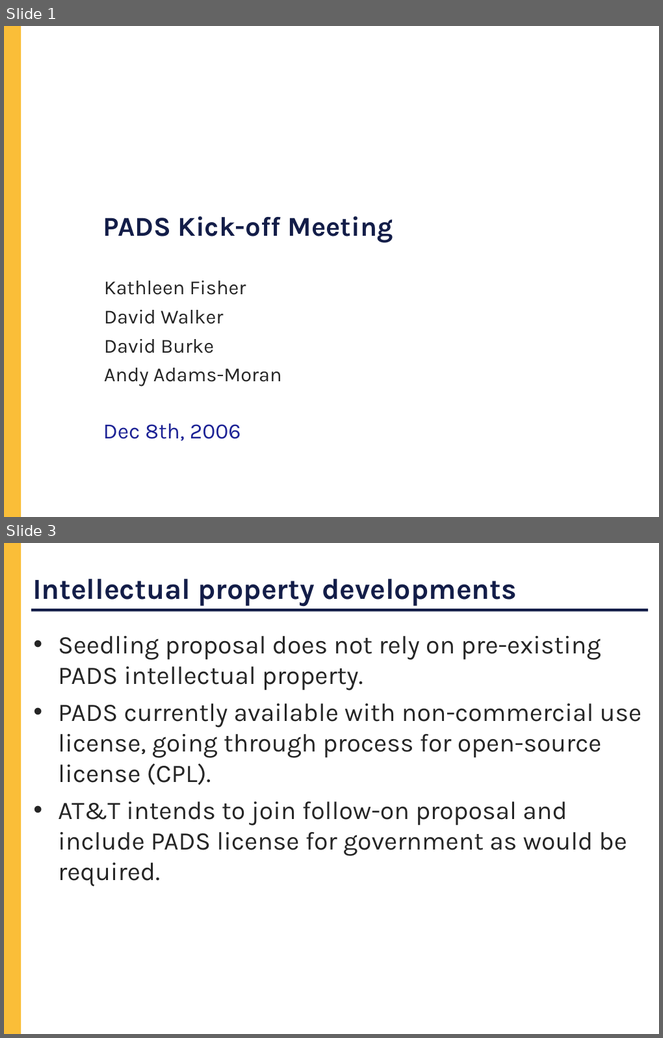
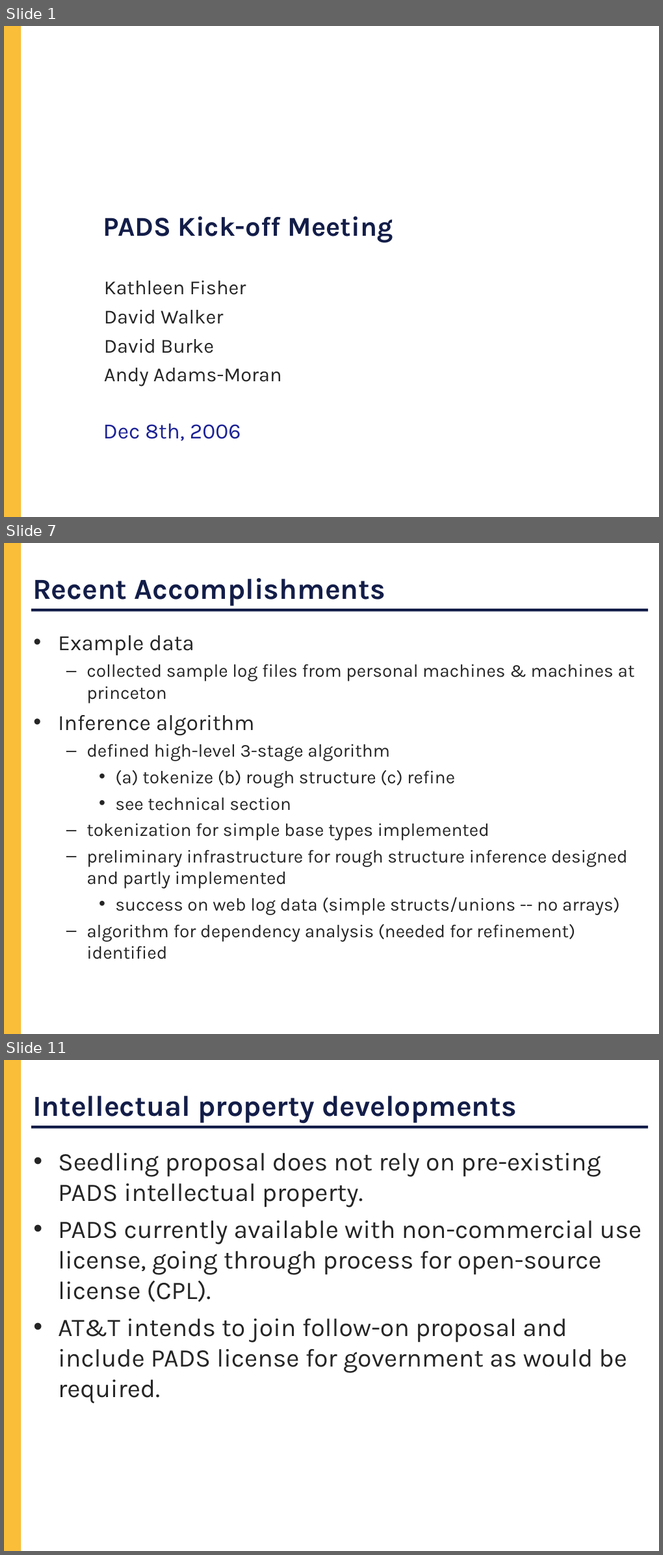
Before and after one commit to cornell-pl/forest, a slide deck: pads/Notes/DARPA/Kickoff.ppt. Shown one above the other, each under a label of ours: slides 1 and 3 before the commit, slides 1, 7 and 11 after it; the slides between them are not shown. The pictures are 663x1038 and 663x1555 pixels, drawn with LibreOffice and Linux fonts; fonts in the diff are those of the drawing; background and template pictures are left out. Boxes give left, top, right and bottom in pixels: in the first picture for what was removed or moved away, otherwise in the second. Text is boxed around its words. In the diff, an @@ line names an element or a change of style, - is before the commit and + after.

```diff
--- a/pads/Notes/DARPA/Kickoff.ppt
+++ b/pads/Notes/DARPA/Kickoff.ppt
@@ slide 7 added at (x1=4, y1=543, x2=659, y2=1034), background #FFFFFF; not listed: 2 template elements that a slide beside it also shows @@
@@ title added at (x1=33, y1=578, x2=386, y2=606), 32 pt, text #131D48, bold @@
+Recent Accomplishments
@@ text added at (x1=58, y1=635, x2=635, y2=960), 20 pt, text #252525 @@
+• Example data
+  – collected sample log files from personal machines & machines at princeton
+• Inference algorithm
+  – defined high-level 3-stage algorithm
+    • (a) tokenize (b) rough structure (c) refine
+    • see technical section
+  – tokenization for simple base types implemented
+  – preliminary infrastructure for rough structure inference designed and partly implemented
+    • success on web log data (simple structs/unions -- no arrays)
+  – algorithm for dependency analysis (needed for refinement) identified
@@ what was slide 3 is now slide 11 @@
```
Also in this commit, not shown: 9 other slides added, 1 slide removed.
